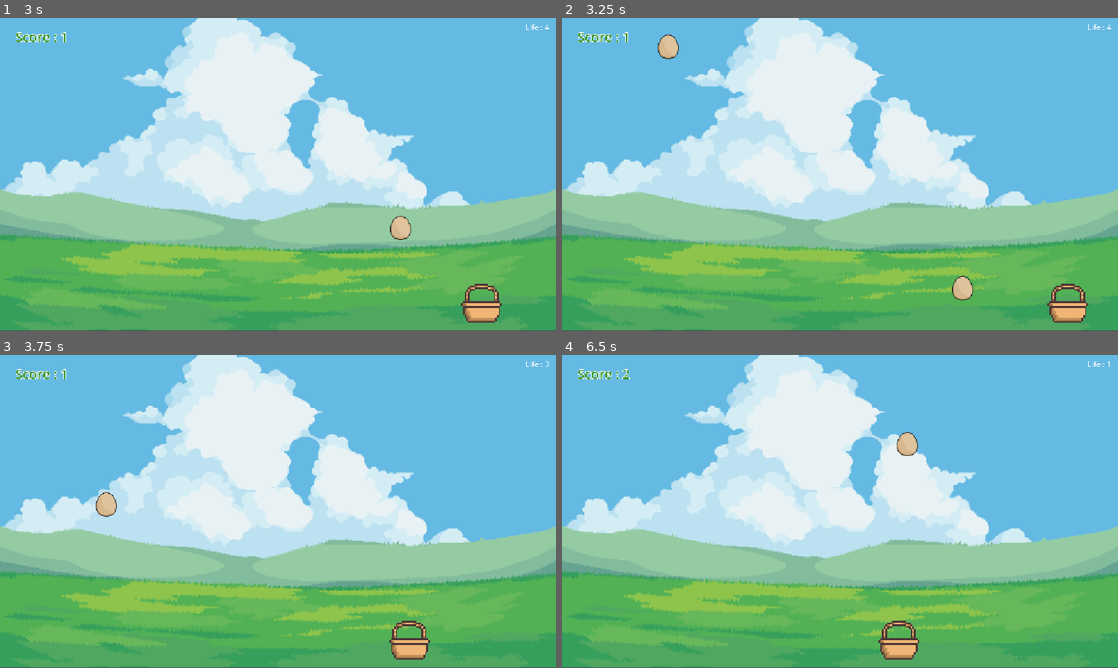
Above: before the commit, frames 1-4 (two rows, left to right).
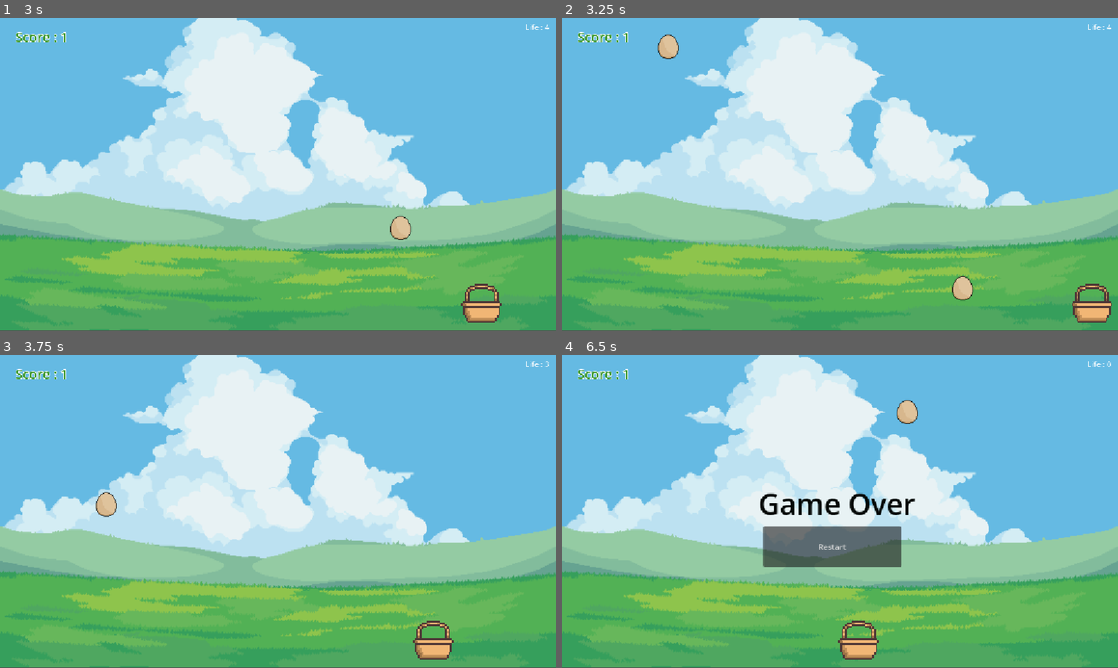
Above: after the commit, the same moments.

Repository: fattsyarifullah-hub/Catch-eggs
Game: Godot game, scene res://Scenes/main.tscn
Two runs of this game, one before a commit and one after it. Both use one fixed random seed, a clock stepped at 60 frames per second and the inputs below. The project has no main scene, so this scene is started directly.
Inputs:
- Up to frame 1 (3 s): tap Enter at 0.5 s; hold Right (Move_right) 0.53-1.28 s; hold Left (move_left) 1.28-2.03 s; hold Right (Move_right) from 2.03 s (still down)
- Up to frame 2 (3.25 s): keep holding Right (Move_right)
- Up to frame 3 (3.75 s): release Right (Move_right) at 3.53 s; hold Left (move_left) from 3.53 s (still down)
- Up to frame 4 (6.5 s): release Left (move_left) at 5.78 s; hold Right (Move_right) from 5.78 s (still down)

Frame 1 is identical in both runs. In frame 2, 0.9% of the frame differs, in the area x 87-99%, y 84-98%; in frame 3, 0.9%; in frame 4, 5.7%, in the area x 10-99%, y 2-98%.

Commit message:
fitur game over & restart

Diff:
--- a/Scenes/main.tscn
+++ b/Scenes/main.tscn
@@ -15,6 +15,10 @@
 shadow_color = Color(0.56078434, 0, 0.6392157, 0)
 
 [sub_resource type="LabelSettings" id="LabelSettings_sw2cc"]
+
+[sub_resource type="LabelSettings" id="LabelSettings_21xkr"]
+font_size = 60
+font_color = Color(0.006949032, 0.024825064, 0.018518481, 1)
 
 [sub_resource type="RectangleShape2D" id="RectangleShape2D_k56px"]
 size = Vector2(1160, 10)
@@ -75,6 +79,18 @@
 label_settings = SubResource("LabelSettings_sw2cc")
 horizontal_alignment = 1
 
+[node name="GameOverLabel" type="Label" parent="UI" unique_id=1509327481]
+visible = false
+layout_mode = 0
+offset_left = 357.0
+offset_top = 230.0
+offset_right = 783.0
+offset_bottom = 386.0
+text = "Game Over"
+label_settings = SubResource("LabelSettings_21xkr")
+horizontal_alignment = 1
+vertical_alignment = 1
+
 [node name="Ground" type="Area2D" parent="." unique_id=62333972]
 collision_layer = 4
 collision_mask = 2
@@ -92,5 +108,15 @@
 autostart = true
 script = SubResource("GDScript_21xkr")
 
+[node name="RestartButton" type="Button" parent="." unique_id=1495734807]
+process_mode = 2
+visible = false
+offset_left = 417.0
+offset_top = 355.0
+offset_right = 703.0
+offset_bottom = 439.0
+text = "Restart"
+
 [connection signal="area_entered" from="Ground" to="Ground" method="_on_area_entered"]
 [connection signal="timeout" from="EggSpawnTime/Timer" to="EggSpawnTime" method="_on_spawn_timer_timeout"]
+[connection signal="pressed" from="RestartButton" to="." method="_on_restart_button_pressed"]
--- a/Scripts/main.gd
+++ b/Scripts/main.gd
@@ -2,9 +2,15 @@
 
 var score := 0
 var life := 5
+
+@onready var gameover_label: Label = $UI/GameOverLabel
+@onready var restart_button: Button = $RestartButton
 # Called when the node enters the scene tree for the first time.
 func _ready() :
+	restart_button.visible = false
+	gameover_label.visible = false
 	health_life()
+
 
 # Called every frame. 'delta' is the elapsed time since the previous frame.
 func _process(delta: float) -> void:
@@ -27,4 +33,13 @@
 		game_over()
 
 func game_over() :
-	print("Game Over")
+	restart_button.show()
+	gameover_label.show()
+	$EggSpawnTime/Timer.stop()
+	$Player.can_move = false
+	get_tree().paused = true
+
+
+func _on_restart_button_pressed():
+	get_tree().paused = false
+	get_tree().reload_current_scene()
--- a/Scripts/player.gd
+++ b/Scripts/player.gd
@@ -1,10 +1,11 @@
 extends Node2D
 
+var can_move = true
 @export var speed := 1000.0
 
-@export var left_limit := -50.0
+@export var left_limit := 0.0
 
-@export var right_limit := 1000.0
+@export var right_limit := 1050.0
 
 func _process( delta ):
 	var direction := 0
@@ -19,6 +20,9 @@
 
 	position.x = clamp(position.x, left_limit, right_limit)
 
+func _physics_process(delta):
+	if !can_move :
+		return
 
 func _on_spawn_timer_timeout() -> void:
 	pass # Replace with function body.
